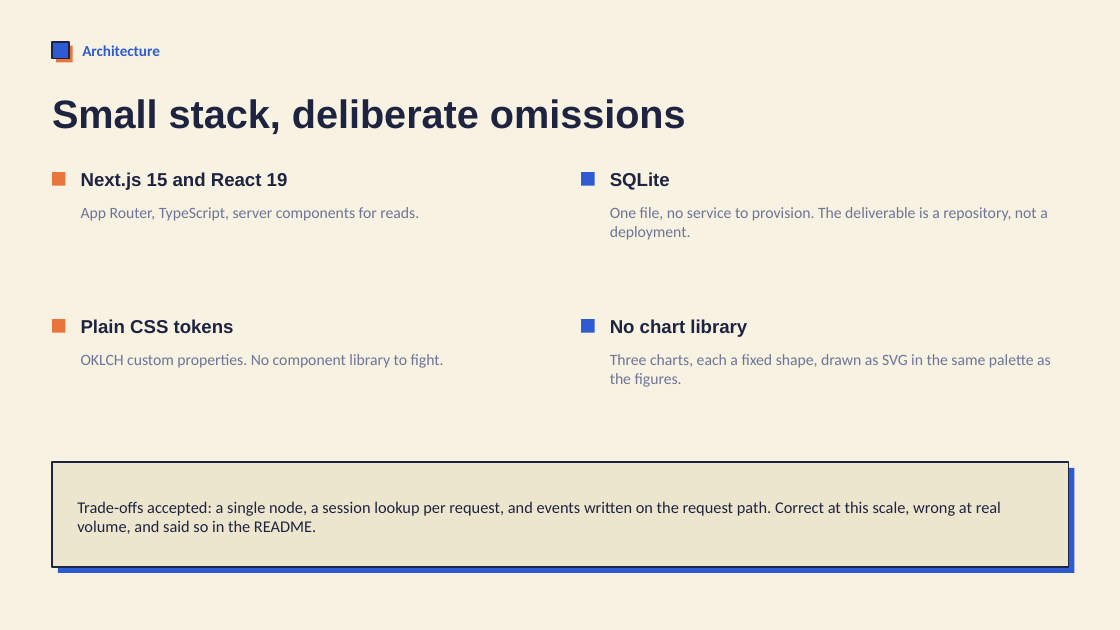
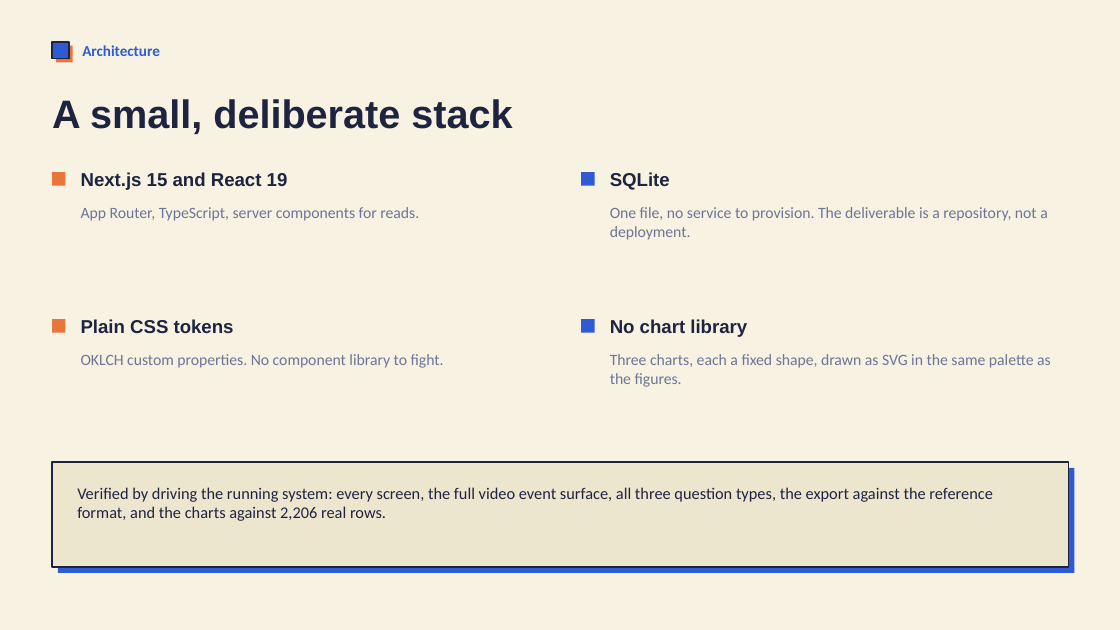
Before and after one commit to ndstab/lumen, a slide deck: slide 13 of docs/presentation.pptx. Drawn at 1120x630 pixels with LibreOffice and Linux fonts; fonts in the diff are those of the drawing. Boxes give left, top, right and bottom in pixels: in the first picture for what was removed or moved away, otherwise in the second. Text is boxed around its words. In the diff, an @@ line names an element or a change of style, - is before the commit and + after.

```diff
--- a/docs/presentation.pptx
+++ b/docs/presentation.pptx
@@ text at box(52, 99, 512, 134): text changed @@
-Small stack, deliberate omissions
+A small, deliberate stack
@@ text at box(77, 487, 992, 521): text changed @@
-Trade-offs accepted: a single node, a session lookup per request, and events written on the request path. Correct at this scale, wrong at real volume, and said so in the README.
+Verified by driving the running system: every screen, the full video event surface, all three question types, the export against the reference format, and the charts against 2,206 real rows.
@@ text "Verified by driving the running ..." at box(77, 487, 992, 521): vertical alignment middle to top @@
```
Also in this commit, not shown: 8 other slides changed, 1 slide removed, 3 other files.
